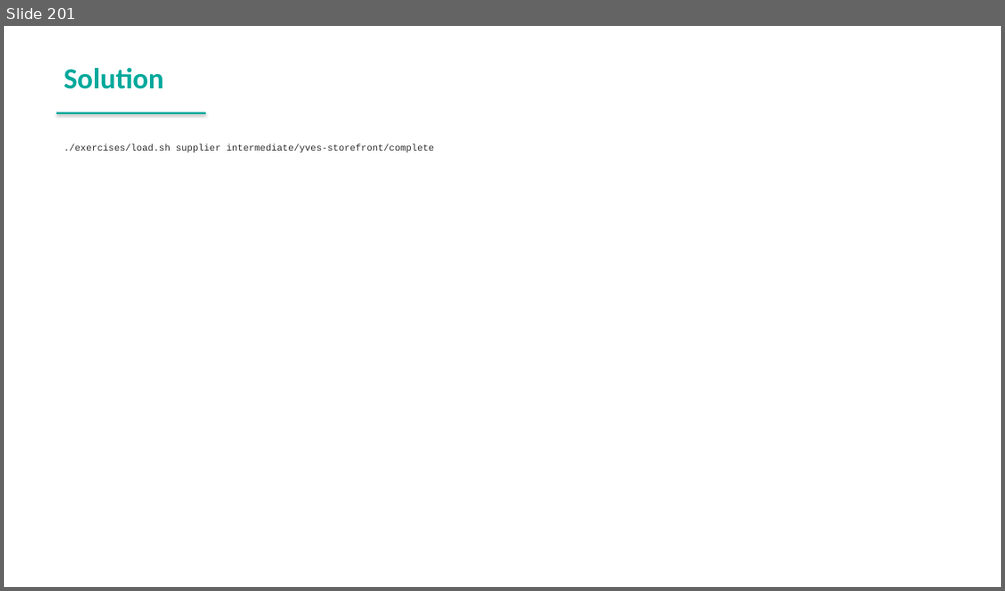
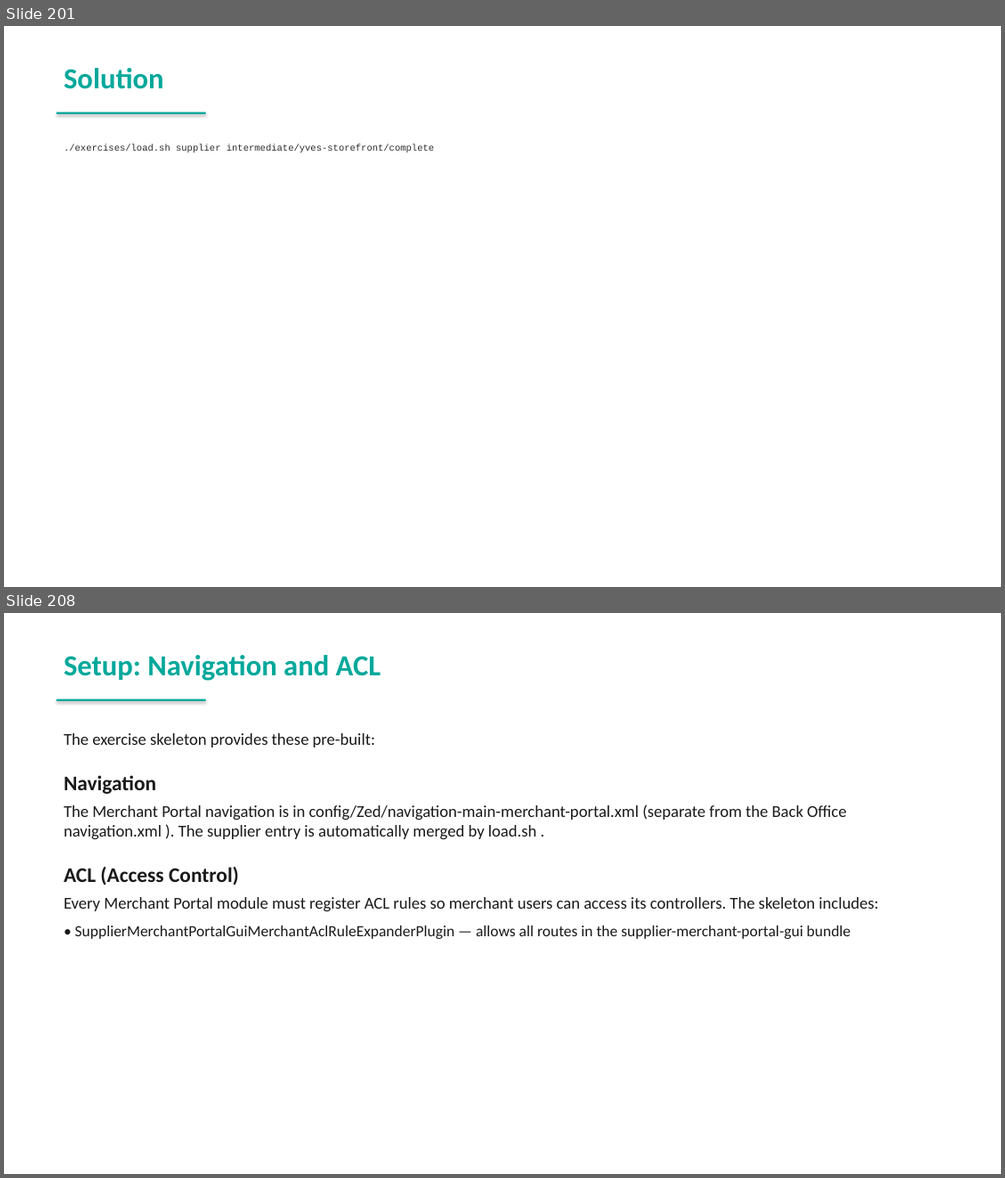
Before and after one commit to spryker-academy/instructor-exercises, a slide deck: guides-pptx/spryker-academy-professional.pptx. Shown one above the other, each under a label of ours: slide 201 before the commit, slides 201 and 208 after it; the slides between them are not shown. The pictures are 1005x591 and 1005x1178 pixels, drawn with LibreOffice and Linux fonts; fonts in the diff are those of the drawing. Boxes give left, top, right and bottom in pixels: in the first picture for what was removed or moved away, otherwise in the second. Text is boxed around its words. In the diff, an @@ line names an element or a change of style, - is before the commit and + after.

```diff
--- a/guides-pptx/spryker-academy-professional.pptx
+++ b/guides-pptx/spryker-academy-professional.pptx
@@ slide 208 added at bbox=[4, 613, 1001, 1174], background #FFFFFF @@
@@ text added at bbox=[64, 655, 380, 681], 28 pt, text #00A89B, bold @@
+Setup: Navigation and ACL
@@ rectangle added at bbox=[57, 699, 206, 701], fill #00A89B @@
@@ text added at bbox=[64, 733, 878, 939], 16 pt, text #1A1A1A @@
+The exercise skeleton provides these pre-built:
+Navigation
+The Merchant Portal navigation is in config/Zed/navigation-main-merchant-portal.xml (separate from the Back Office navigation.xml ). The supplier entry is automatically merged by load.sh .
+ACL (Access Control)
+Every Merchant Portal module must register ACL rules so merchant users can access its controllers. The skeleton includes:
+• SupplierMerchantPortalGuiMerchantAclRuleExpanderPlugin — allows all routes in the supplier-merchant-portal-gui bundle
```
Also in this commit, not shown: 2 slides changed, 45 other slides added, 14 other files.
